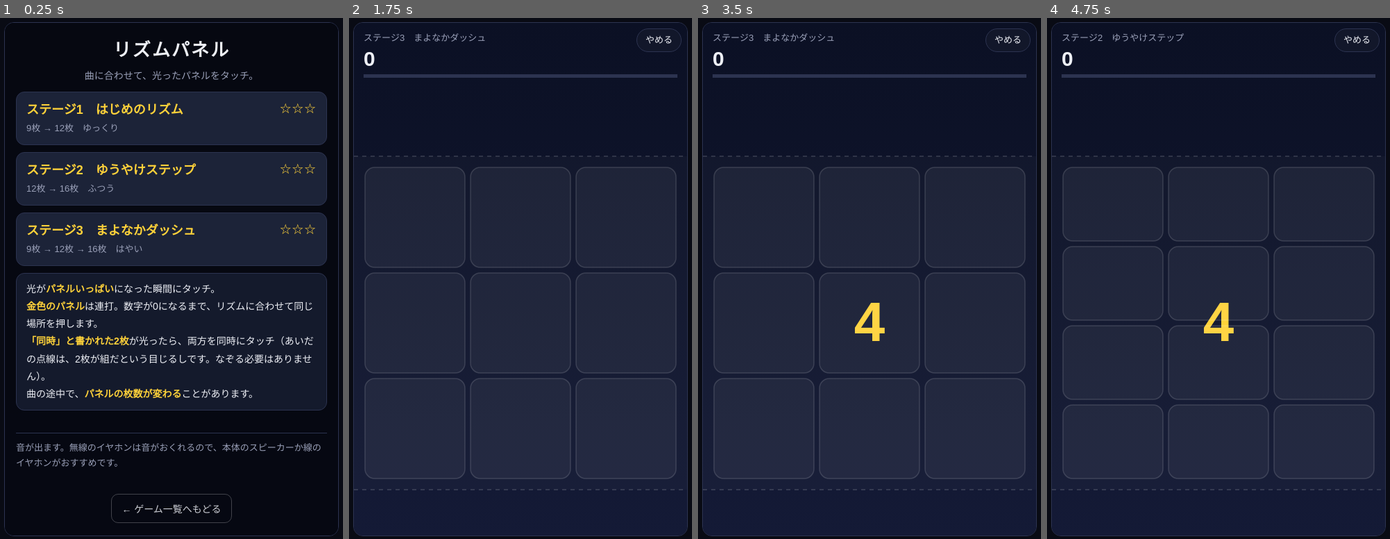
Above: before the commit, frames 1-4 (left to right).
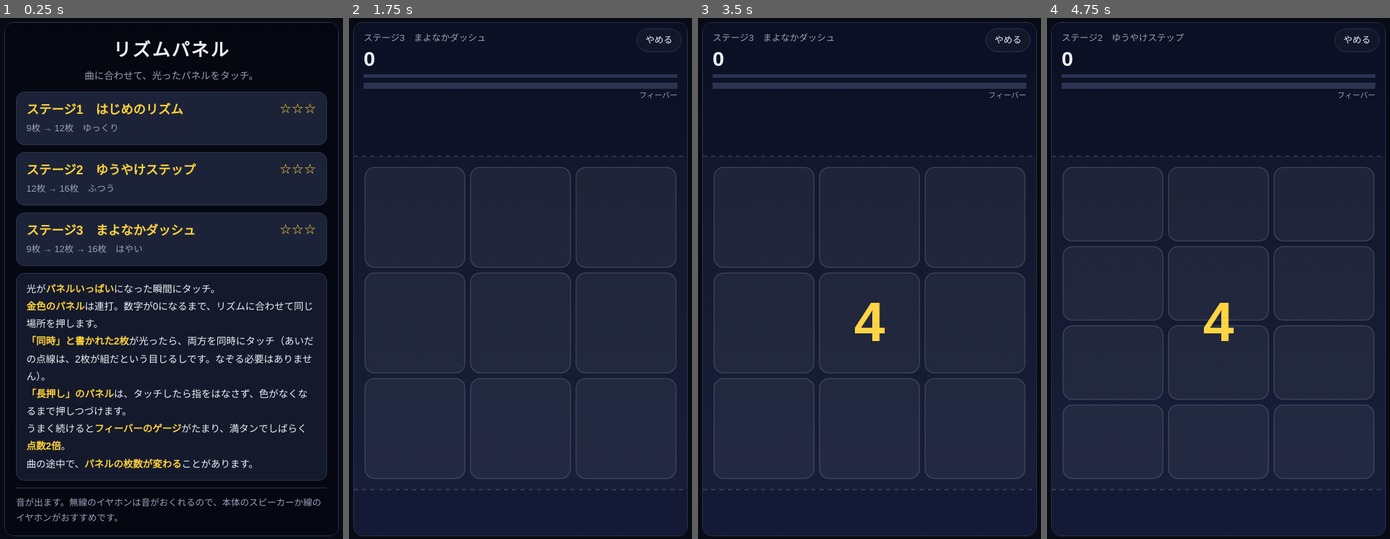
Above: after the commit, the same moments.

Repository: marurikikun/game
Game: browser game, page rhythm.html
The game is run twice, just before and just after one commit, with the same random seed, the same clock (stepped at 60 frames per second) and the same inputs.
Inputs (mouse positions are in pixels of both pictures, inside the frame that each line leads up to):
- Up to frame 1 (0.25 s): no input
- Up to frame 2 (1.75 s): click "☆☆☆ ステージ1 はじめのリズム 9枚 → 12枚 ゆっ…" at 0.27 s; click "ステージ1 はじめのリズム" at 0.52 s; click (520, 330) at 1.07 s; click "やめる" at 1.27 s; click (455, 226) at 1.67 s
- Up to frame 3 (3.5 s): click "やめる" at 1.87 s; press the mouse at (934, 200) at 2.27 s; release the mouse at (869, 174) at 2.4 s; click "やめる" at 2.47 s; click (920, 382) at 2.87 s; click "☆☆☆ ステージ3 まよなかダッシュ 9枚 → 12枚 →…" at 3.07 s; click (787, 408) at 3.47 s
- Up to frame 4 (4.75 s): click "やめる" at 3.67 s; press the mouse at (1218, 174) at 4.07 s; release the mouse at (1184, 460) at 4.2 s; click "☆☆☆ ステージ2 ゆうやけステップ 12枚 → 16枚 …" at 4.27 s; click (1317, 304) at 4.67 s

The runs differ from the first frame. In frame 1, 14% of the frame differs, in the area x 4-96%, y 71-97%; in frame 2, 1.1%; in frame 3, 1.1%; in frame 4, 1.1%.

Commit message:
リズムパネル：長押しとフィーバーを追加、同時押しの表示を分かりやすく
Co-Authored-By: Claude Fable 5.2 <noreply@anthropic.com>

Diff:
--- a/rhythm.html
+++ b/rhythm.html
@@ -31,7 +31,7 @@
     <h1>リズムパネル</h1>
     <p class="sub">曲に合わせて、光ったパネルをタッチ。</p>
     <div id="stages" style="display:flex;flex-direction:column;gap:10px"></div>
-    <div class="how">光が<b>パネルいっぱい</b>になった瞬間にタッチ。<br><b>金色のパネ …(75 unchanged characters)… あいだの点線は、2枚が組だという目じるしです。なぞる必要はありません）。<br>曲の途中で、<b>パネルの枚数が変わる</b>ことがあります。</div>
+    <div class="how">光が<b>パネルいっぱい</b>になった瞬間にタッチ。<br><b>金色のパネ …(75 unchanged characters)… あいだの点線は、2枚が組だという目じるしです。なぞる必要はありません）。<br><b>「長押し」のパネル</b>は、タッチしたら指をはなさず、色がなくなるまで押しつづけます。<br>うまく続けると<b>フィーバーのゲージ</b>がたまり、満タンでしばらく<b>点数2倍</b>。<br>曲の途中で、<b>パネルの枚数が変わる</b>ことがあります。</div>
     <p class="note">音が出ます。無線のイヤホンは音がおくれるので、本体のスピーカーか線のイヤホンがおすすめです。</p>
   </div>
   <div class="ov" id="ovEnd" hidden>
@@ -59,21 +59,21 @@
 function store(){ try{ localStorage.setItem(KEY,JSON.stringify(save)); }catch(e){} }
 
 /* ---------- ステージ（曲はすべて自作。音を1つずつ鳴らして作る） ----------
-   seq＝1小節ごとの型。q,e1,e2,e3＝ふつうのパネル（だんだん細かくなる）、P＝同時押し、R3/R5/R8＝連打、T,E＝少なめ
+   seq＝1小節ごとの型。q,e1,e2,e3＝ふつうのパネル（だんだん細かくなる）、P＝同時押し、R3/R5/R8＝連打、H＝長押し（H2は長押し中に別のパネルも出る）、T,E＝少なめ
    grids＝[何小節目から, よこ, たて]。曲の途中で枚数が変わる */
 var PATS={q:[0,1,2,3],e1:[0,1,1.5,2,3],e2:[0,0.5,1,2,2.5,3],e3:[0,1,1.5,2,2.5,3,3.5],T:[0,1,2],E:[0,1,2]};
 var STAGES=[
   {name:'はじめのリズム',info:'9枚 → 12枚　ゆっくり',bpm:104,hue:'#4ad8ff',lead:'square',lv:0.07,four:false,
    ch:[[57,0],[53,1],[48,1],[55,1],[57,0],[53,1],[55,1],[52,1]],sc:[69,72,74,76,79,81,84],grids:[[0,3,3],[8,3,4]],
-   seq:['q','q','e1','q','R3','q','e1','T','q','e1','R3','P','e1','e2','R5','E']},
+   seq:['q','q','e1','q','R3','q','H','T','q','e1','R3','P','H','e2','R5','E']},
   {name:'ゆうやけステップ',info:'12枚 → 16枚　ふつう',bpm:120,hue:'#ffb04a',lead:'triangle',lv:0.11,four:false,
    ch:[[60,1],[57,0],[53,1],[55,1],[60,1],[57,0],[62,0],[55,1]],sc:[72,74,76,79,81,84,86],grids:[[0,3,4],[10,4,4]],
-   seq:['e1','q','P','e1','R5','e2','P','e1','e2','T','e1','P','e2','e3','R5','P','e3','e2','R8','E']},
+   seq:['e1','q','P','H','R5','e2','P','e1','e2','T','e1','P','H','e3','R5','P','H','e2','R8','E']},
   {name:'まよなかダッシュ',info:'9枚 → 12枚 → 16枚　はやい',bpm:136,hue:'#b08aff',lead:'sawtooth',lv:0.05,four:true,
    ch:[[52,0],[48,1],[55,1],[50,1],[52,0],[48,1],[57,0],[59,1]],sc:[64,67,69,71,74,76,79],grids:[[0,3,3],[8,3,4],[16,4,4]],
-   seq:['e1','e2','P','R5','e2','e3','P','T','e3','R5','P','e2','e3','P','R8','T','e2','e3','P','R5','e3','P','R8','E']}
+   seq:['e1','e2','P','R5','H2','e3','P','T','e3','R5','P','H','e3','P','R8','T','H2','e3','P','R5','H2','P','R8','E']}
 ];
-var COLS=['#4ad8ff','#ff6ab0','#8cff6a','#ffb04a','#b08aff'], GOLD='#ffd23a', LEAD=4, APP=0.85;
+var COLS=['#4ad8ff','#ff6ab0','#8cff6a','#ffb04a','#b08aff'], GOLD='#ffd23a', PINK='#ff8ad8', LEAD=4, APP=0.85, FEVER=7;
 var actx=null, master=null, t0=0, nzBuf=null, SPB=0.5, ST=null, si=0;
 function tone(m,t,d,type,vol){ var o=actx.createOscillator(), g=actx.createGain(); o.type=type; o.frequency.setValueAtT …(261 unchanged characters)…
 function noise(t,d,vol,hp){ var s=actx.createBufferSource(), g=actx.createGain(), f=actx.createBiquadFilter(); s.buffer …(205 unchanged characters)…
@@ -91,6 +91,7 @@
     var one=function(q){ out.push({ty:0,t:(bt+q)*SPB,c:cell(-1),g:g,st:0,col:COLS[(ci++)%COLS.length]}); };
     if(p==='P'){ [0,2].forEach(function(q){ var a=cell(-1), b=cell(a), col=COLS[(ci++)%COLS.length]; out.push({ty:0,t:(bt+q)*SPB,c:a,g:g,st:0,col:col,pair:b}); out.push({ty:0,t:(bt+q)*SPB,c:b,g:g,st:0,col:col,pair:a}); }); one(1); one(3); }
     else if(p.charAt(0)==='R'){ var k=+p.slice(1), step=k===3?1:0.5, ts=[], i; for(i=0;i<k;i++)ts.push((bt+i*step)*SPB); out.push({ty:1,t:ts[0],ts:ts,k:0,c:cell(-1),g:g,st:0,col:GOLD}); if((k-1)*step<3)one(3); }
+    else if(p==='H'||p==='H2'){ out.push({ty:2,t:bt*SPB,te:(bt+2)*SPB,c:cell(-1),g:g,st:0,col:PINK,pid:-2}); if(p==='H2')one(1); one(3); }
     else PATS[p].forEach(one);
   }
   out.sort(function(a,b){return a.t-b.t;}); return out;
@@ -103,21 +104,22 @@
     noise(t,0.03,0.07,7000); noise(t+SPB/2,0.03,0.05,7000);
     tone(root-12,t,SPB*0.45,'triangle',0.2); tone(root-12,t+SPB/2,SPB*0.4,'triangle',0.14);
     if(b%4===0){ tone(root,t,SPB*3.8,'sine',0.06); tone(third,t,SPB*3.8,'sine',0.05); tone(root+7,t,SPB*3.8,'sine',0.05); } }
-  notes.forEach(function(n){ var ts=n.ty?n.ts:[n.t]; ts.forEach(funct …(239 unchanged characters)…
+  notes.forEach(function(n){ if(n.ty===2){ tone(st.sc[(k*2+(k%3))%st.sc.length],t0+n.t,(n.te-n.t)*0.95,st.lead,st.lv); k++; return; } var ts=n.ty?n.ts:[n.t]; ts.forEach(funct …(239 unchanged characters)…
   tone(st.sc[0]+12,t0+bars*4*SPB,1.2,'sine',0.1); tone(st.sc[2]+12,t0+bars*4*SPB,1.2,'sine',0.08);
 }
 function tick(kind){ if(!actx)return; tone(kind===2?96:(kind===1?91:60),actx.currentTime,0.07,'triangle',kind?0.16:0.1); }
 
 /* ---------- 遊びの状態 ---------- */
-var playing=false, fx=[], score=0, combo=0, maxCombo=0, cnt=[0,0,0], judgeTxt='', judgeT=0, judgeCol='#fff', raf=0, auto=false, gridFlash=0;
+var playing=false, fx=[], score=0, combo=0, maxCombo=0, cnt=[0,0,0], judgeTxt='', judgeT=0, judgeCol='#fff', raf=0, auto=false, gridFlash=0, gauge=0, feverEnd=0, curPid=-1;
+function fever(){ return !!actx&&actx.currentTime<feverEnd; }
 function start(i){
   si=i; ST=STAGES[i]; SPB=60/ST.bpm; resize(); stopAudio();
   try{ actx=new (window.AudioContext||window.webkitAudioContext)(); }catch(e){ actx=null; }
   if(!actx){ $('ovTitle').querySelector('.sub').textContent='この端末では音を出せないため、遊べません。'; return; }
   master=actx.createGain(); master.gain.value=0.7; master.connect(actx.destination);
   var n=(actx.sampleRate*0.5)|0, d, j; nzBuf=actx.createBuffer(1,n,actx.sampleRate); d=nzBuf.getChannelData(0); for(j=0;j<n;j++)d[j]=Math.random()*2-1;
-  notes=build(ST); total=0; notes.forEach(function(q){ total+=q.ty?q.ts.length:1; });
-  fx=[]; score=0; combo=0; maxCombo=0; cnt=[0,0,0]; judgeTxt=''; judgeT=0; gridFlash=0;
+  notes=build(ST); total=0; notes.forEach(function(q){ total+=q.ty===1?q.ts.length:(q.ty===2?2:1); });
+  fx=[]; score=0; combo=0; maxCombo=0; cnt=[0,0,0]; judgeTxt=''; judgeT=0; gridFlash=0; gauge=0; feverEnd=0;
   t0=actx.currentTime+0.25+LEAD*SPB; scheduleSong(ST);
   playing=true; $('ovTitle').hidden=true; $('ovEnd').hidden=true; $('quit').hidden=false;
   cancelAnimationFrame(raf); raf=requestAnimationFrame(frame);
@@ -138,21 +140,29 @@
   STAGES.forEach(function(st,i){ var b=document.createElement('button'); b.innerHTML='<span class="st">'+stars(save.sta …(184 unchanged characters)…
 }
 function quit(){ playing=false; cancelAnimationFrame(raf); stopAudio(); $('quit').hidden=true; $('ovEnd').hidden=true; menu(); $('ovTitle').hidden=false; }
-function addHit(n,kind,big){ cnt[kind]++; if(kind){ combo++; if(combo>maxCombo)maxCombo=combo; score+=(kind===2?100:50)+Math.min(50,combo); } else combo=0;
+function addHit(n,kind,big){ cnt[kind]++; var fv=fever();
+  if(kind){ combo++; if(combo>maxCombo)maxCombo=combo; score+=((kind===2?100:50)+Math.min(50,combo))*(fv?2:1); if(!fv)gauge=Math.min(100,gauge+(kind===2?5:2)); } else { combo=0; if(!fv)gauge=Math.max(0,gauge-8); }
   judgeTxt=kind===2?'ぴったり！':(kind===1?'OK':'ミス'); judgeCol=kind===2?'#ffd23a':(kind===1?'#8cff6a':'#ff6a6a'); judgeT=actx.currentTime+0.5;
+  if(!fv&&gauge>=100){ feverEnd=actx.currentTime+FEVER; gridFlash=actx.currentTime+0.6; [84,88,91,96].forEach(function(m,j){ tone(m,actx.currentTime+j*0.07,0.3,'triangle',0.14); }); }
   var r=cellRect(n.c,n.g); fx.push({x:r.x+r.w/2,y:r.y+r.h/2,s:actx.currentTime,k:kind,col:n.col,big:!!big,r:Math.min(r.w,r.h)/2}); }
+function bonus(v){ score+=v*(fever()?2:1); }
+function holdDone(n){ n.st=1; bonus(150); addHit(n,2,true); judgeTxt='長押し 成功！'; }
 function hit(n,kind){
   if(n.ty===0){ n.st=kind?1:-1; addHit(n,kind); return; }
+  if(n.ty===2){ if(!kind){ cnt[0]++; n.st=-1; addHit(n,0); return; } n.st=2; n.pid=curPid; addHit(n,kind); return; }
   if(!kind){ var rest=n.ts.length-n.k; cnt[0]+=rest-1; n.st=-1; addHit(n,0); return; }
-  n.k++; if(n.k>=n.ts.length){ n.st=1; score+=200; addHit(n,kind,true); judgeTxt='連打 成功！'; } else addHit(n,kind);
-}
-function nextT(n){ return n.ty?n.ts[n.k]:n.t; }
-function tapAt(x,y){
-  if(!playing||!actx)return; var now=actx.currentTime-t0, best=null, bd=9, i;
+  n.k++; if(n.k>=n.ts.length){ n.st=1; bonus(200); addHit(n,kind,true); judgeTxt='連打 成功！'; } else addHit(n,kind);
+}
+function nextT(n){ return n.ty===1?n.ts[n.k]:n.t; }
+function release(pid){ if(!playing||!actx)return; var now=actx.currentTime-t0, i; for(i=0;i<notes.length;i++){ var n=notes[i]; if(n.st===2&&n.pid===pid){ if(now<n.te-0.18){ n.st=-1; addHit(n,0); } else holdDone(n); } } }
+function tapAt(x,y,pid){
+  if(!playing||!actx)return; curPid=pid===undefined?-1:pid; var now=actx.currentTime-t0, best=null, bd=9, i;
   for(i=0;i<notes.length;i++){ var n=notes[i]; if(n.st!==0)continue; var dt=Math.abs(nextT(n)-now); if(dt>0.17)continue; var r=cellRect(n.c,n.g); if(x>=r.x-4&&x<=r.x+r.w+4&&y>=r.y-4&&y<=r.y+r.h+4&&dt<bd){ bd=dt; best=n; } }
   if(best){ var k=bd<=0.08?2:1; hit(best,k); tick(k); } else tick(0);
 }
-cv.addEventListener('pointerdown',function(e){ e.preventDefault(); var r=cv.getBoundingClientRect(); tapAt(e.clientX-r.left,e.clientY-r.top); });
+cv.addEventListener('pointerdown',function(e){ e.preventDefault(); try{ cv.setPointerCapture(e.pointerId); }catch(er){} var r=cv.getBoundingClientRect(); tapAt(e.clientX-r.left,e.clientY-r.top,e.pointerId); });
+cv.addEventListener('pointerup',function(e){ release(e.pointerId); });
+cv.addEventListener('pointercancel',function(e){ release(e.pointerId); });
 cv.addEventListener('contextmenu',function(e){ e.preventDefault(); });
 
 /* ---------- 描く ---------- */
@@ -161,34 +171,41 @@
 function frame(){
   if(!playing)return; raf=requestAnimationFrame(frame);
   var now=actx.currentTime-t0, i, n, bars=ST.seq.length, beat=now/SPB, beatPh=((beat%1)+1)%1, pulse=Math.max(0,1-beatPh*3);
-  for(i=0;i<notes.length;i++){ n=notes[i]; if(n.st!==0)continue; var nt=nextT(n); if(auto&&now>=nt){ hit(n,2); continue; } if(now>nt+0.17)hit(n,0); }
+  for(i=0;i<notes.length;i++){ n=notes[i]; if(n.st===2){ if(now>=n.te)holdDone(n); continue; } if(n.st!==0)continue; var nt=nextT(n); if(auto&&now>=nt){ curPid=-1; hit(n,2); continue; } if(now>nt+0.17)hit(n,0); }
+  var fv=fever(); if(!fv&&feverEnd>0&&gauge>=100)gauge=0;
   /* いま見せる枚数（切りかわりは、その小節の1拍前） */
   var g=gridAt(ST,Math.max(0,Math.floor((beat+1)/4)));
   if(shownGrid!==g){ if(shownGrid&&now>0)gridFlash=actx.currentTime+0.5; shownGrid=g; }
   var bg=cx.createLinearGradient(0,0,0,H); bg.addColorStop(0,'#0b1024'); bg.addColorStop(1,'#141a36'); cx.fillStyle=bg; cx.fillRect(0,0,W,H);
   cx.fillStyle='rgba(255,255,255,'+(0.02+pulse*0.035)+')'; cx.fillRect(0,TOP,W,H-TOP-BOT);
   if(gridFlash>actx.currentTime){ cx.globalAlpha=(gridFlash-actx.currentTime)*1.2; cx.fillStyle=ST.hue; cx.fillRect(0,TOP,W,H-TOP-BOT); cx.globalAlpha=1; }
+  if(fv){ cx.fillStyle='hsla('+Math.round((now*140)%360)+',90%,60%,'+(0.10+pulse*0.10)+')'; cx.fillRect(0,TOP,W,H-TOP-BOT); }
   cx.strokeStyle='rgba(255,255,255,.18)'; cx.setLineDash([6,6]); cx.beginPath(); cx.moveTo(0,TOP); cx.lineTo(W,TOP); cx.moveTo(0,H-BOT); cx.lineTo(W,H-BOT); cx.stroke(); cx.setLineDash([]);
   /* 上の表示 */
   cx.textAlign='left'; cx.fillStyle='#9aa0b8'; cx.font='13px sans-serif'; cx.fillText('ステージ'+(si+1)+'　'+ST.name,14,26);
   cx.fillStyle='#eef0f6'; cx.font='bold 30px sans-serif'; cx.fillText(score,14,62);
   var prog=Math.max(0,Math.min(1,now/(bars*4*SPB))); cx.fillStyle='#2c3350'; cx.fillRect(14,74,W-28,5); cx.fillStyle=ST.hue; cx.fillRect(14,74,(W-28)*prog,5);
+  var gf=fv?(feverEnd-actx.currentTime)/FEVER:gauge/100; cx.fillStyle='#2c3350'; cx.fillRect(14,86,W-28,9); cx.fillStyle=fv?'hsl('+Math.round((now*200)%360)+',90%,60%)':GOLD; cx.fillRect(14,86,(W-28)*gf,9); cx.fillStyle='#9aa0b8'; cx.font='11px sans-serif'; cx.textAlign='right'; cx.fillText(fv?'フィーバー中　点数2倍':'フィーバー',W-14,108); cx.textAlign='left';
   cx.textAlign='center';
   /* 枚数が変わる予告 */
   var nb=Math.floor(beat/4)+1, ng=nb<bars?gridAt(ST,nb):g, cg=gridAt(ST,Math.max(0,Math.floor(beat/4)));
-  if(now>0&&ng!==cg&&beatPh<0.7){ cx.fillStyle='#fff'; cx.font='bold 20px sans-serif'; cx.fillText('まもなく '+(ng[1]*ng[2])+' 枚！',W/2,TOP*0.52); }
-  else if(combo>=2){ cx.fillStyle='#ffd23a'; cx.font='bold '+(24+pulse*4)+'px sans-serif'; cx.fillText(combo+' 連続',W/2,TOP*0.6); }
-  if(judgeT>actx.currentTime){ cx.globalAlpha=Math.min(1,(judgeT-actx.currentTime)*4); cx.fillStyle=judgeCol; cx.font='bold 24px sans-serif'; cx.fillText(judgeTxt,W/2,TOP*0.88); cx.globalAlpha=1; }
+  if(now>0&&ng!==cg&&beatPh<0.7){ cx.fillStyle='#fff'; cx.font='bold 20px sans-serif'; cx.fillText('まもなく '+(ng[1]*ng[2])+' 枚！',W/2,TOP*0.66); }
+  else if(fv&&beatPh<0.5){ cx.fillStyle='#fff'; cx.font='bold 24px sans-serif'; cx.fillText('フィーバー！ ×2',W/2,TOP*0.66); }
+  else if(combo>=2){ cx.fillStyle='#ffd23a'; cx.font='bold '+(24+pulse*4)+'px sans-serif'; cx.fillText(combo+' 連続',W/2,TOP*0.66); }
+  if(judgeT>actx.currentTime){ cx.globalAlpha=Math.min(1,(judgeT-actx.currentTime)*4); cx.fillStyle=judgeCol; cx.font='bold 24px sans-serif'; cx.fillText(judgeTxt,W/2,TOP*0.9); cx.globalAlpha=1; }
   if(now<0){ var c=Math.ceil(-now/SPB); cx.fillStyle='#ffd23a'; cx.font='bold 80px sans-serif'; cx.fillText(c>LEAD?'':c,W/2,TOP+(H-TOP-BOT)/2+26); }
   /* パネル */
   for(i=0;i<g[1]*g[2];i++){ var r0=cellRect(i,g); rr(r0.x,r0.y,r0.w,r0.h,14); cx.fillStyle='rgba(255,255,255,.05)'; cx.fill(); cx.strokeStyle='rgba(255,255,255,.14)'; cx.lineWidth=1.5; cx.stroke(); }
-  for(i=0;i<notes.length;i++){ n=notes[i]; if(n.st!==0)continue; var tt=nextT(n); if(now<n.t-APP)continue;
-    var rc=cellRect(n.c,n.g), span=n.ty&&n.k>0?(n.ts[n.k]-n.ts[n.k-1]):APP, f=Math.max(0,Math.min(1,1-(tt-now)/span)), w=rc.w*f, h=rc.h*f;
+  for(i=0;i<notes.length;i++){ n=notes[i];
+    if(n.st===2){ var rh=cellRect(n.c,n.g), fr=Math.max(0,Math.min(1,(n.te-now)/(n.te-n.t))); rr(rh.x,rh.y,rh.w,rh.h,14); cx.globalAlpha=0.25; cx.fillStyle=n.col; cx.fill(); cx.globalAlpha=1; cx.strokeStyle='#fff'; cx.lineWidth=5; cx.stroke(); cx.save(); rr(rh.x,rh.y,rh.w,rh.h,14); cx.clip(); cx.fillStyle=n.col; cx.fillRect(rh.x,rh.y+rh.h*(1-fr),rh.w,rh.h*fr); cx.restore(); cx.fillStyle='#fff'; cx.strokeStyle='rgba(0,0,0,.6)'; cx.lineWidth=4; cx.font='bold '+Math.round(Math.min(rh.w,rh.h)*0.2)+'px sans-serif'; cx.strokeText('そのまま',rh.x+rh.w/2,rh.y+rh.h/2+6); cx.fillText('そのまま',rh.x+rh.w/2,rh.y+rh.h/2+6); continue; }
+    if(n.st!==0)continue; var tt=nextT(n); if(now<n.t-APP)continue;
+    var rc=cellRect(n.c,n.g), span=n.ty===1&&n.k>0?(n.ts[n.k]-n.ts[n.k-1]):APP, f=Math.max(0,Math.min(1,1-(tt-now)/span)), w=rc.w*f, h=rc.h*f;
     if(n.pair!==undefined&&n.c<n.pair){ var r2=cellRect(n.pair,n.g); cx.strokeStyle=n.col; cx.globalAlpha=0.3; cx.lineWidth=2; cx.setLineDash([4,6]); cx.beginPath(); cx.moveTo(rc.x+rc.w/2,rc.y+rc.h/2); cx.lineTo(r2.x+r2.w/2,r2.y+r2.h/2); cx.stroke(); cx.setLineDash([]); cx.globalAlpha=1; }
-    rr(rc.x,rc.y,rc.w,rc.h,14); cx.strokeStyle=n.col; cx.lineWidth=n.ty?5:3; cx.stroke();
+    rr(rc.x,rc.y,rc.w,rc.h,14); cx.strokeStyle=n.col; cx.lineWidth=n.ty?5:3; cx.stroke(); if(n.ty===2){ cx.setLineDash([8,6]); rr(rc.x+6,rc.y+6,rc.w-12,rc.h-12,10); cx.lineWidth=2; cx.stroke(); cx.setLineDash([]); }
     cx.globalAlpha=0.35+0.55*f; rr(rc.x+(rc.w-w)/2,rc.y+(rc.h-h)/2,w,h,14); cx.fillStyle=n.col; cx.fill(); cx.globalAlpha=1;
+    if(n.ty===2){ cx.fillStyle='#fff'; cx.strokeStyle='rgba(0,0,0,.6)'; cx.lineWidth=4; cx.font='bold '+Math.round(Math.min(rc.w,rc.h)*0.22)+'px sans-serif'; var hy=rc.y+rc.h/2+Math.min(rc.w,rc.h)*0.08; cx.strokeText('長押し',rc.x+rc.w/2,hy); cx.fillText('長押し',rc.x+rc.w/2,hy); }
     if(n.pair!==undefined){ cx.fillStyle='#fff'; cx.strokeStyle='rgba(0,0,0,.6)'; cx.lineWidth=4; cx.font='bold '+Math.round(Math.min(rc.w,rc.h)*0.26)+'px sans-serif'; var py=rc.y+rc.h/2+Math.min(rc.w,rc.h)*0.09; cx.strokeText('同時',rc.x+rc.w/2,py); cx.fillText('同時',rc.x+rc.w/2,py); }
-    if(n.ty){ cx.fillStyle='#fff'; cx.strokeStyle='rgba(0,0,0,.6)'; cx.lineWidth=5; cx.font='bold '+Math.round(Math.min(rc.w,rc.h)*0.62)+'px sans-serif'; var num=n.ts.length-n.k, ty=rc.y+rc.h/2+Math.min(rc.w,rc.h)*0.22; cx.strokeText(num,rc.x+rc.w/2,ty); cx.fillText(num,rc.x+rc.w/2,ty); } }
+    if(n.ty===1){ cx.fillStyle='#fff'; cx.strokeStyle='rgba(0,0,0,.6)'; cx.lineWidth=5; cx.font='bold '+Math.round(Math.min(rc.w,rc.h)*0.62)+'px sans-serif'; var num=n.ts.length-n.k, ty=rc.y+rc.h/2+Math.min(rc.w,rc.h)*0.22; cx.strokeText(num,rc.x+rc.w/2,ty); cx.fillText(num,rc.x+rc.w/2,ty); } }
   /* 当たりの光 */
   for(i=fx.length-1;i>=0;i--){ var e=fx[i], q=(actx.currentTime-e.s)/(e.big?0.6:0.4); if(q>1){ fx.splice(i,1); continue …(302 unchanged characters)…
   if(now>bars*4*SPB+1.2)finish();
@@ -199,7 +216,7 @@
 $('back').onclick=quit; $('quit').onclick=quit;
 document.addEventListener('visibilitychange',function(){ if(document.hidden&&playing)quit(); });
 /* 点検用 */
-window.__r={start:start,auto:function(v){auto=v;},tap:tapAt,notes:function(){return notes;},state:function(){return {playing:playing,score:score,cnt:cnt.slice(),total:total,combo:maxCombo,now:actx?actx.currentTime-t0:0,grid:shownGrid?shownGrid[1]+'x'+shownGrid[2]:''};}};
+window.__r={start:start,auto:function(v){auto=v;},tap:tapAt,notes:function(){return notes;},state:function(){return {gauge:gauge,fever:fever(),playing:playing,score:score,cnt:cnt.slice(),total:total,combo:maxCombo,now:actx?actx.currentTime-t0:0,grid:shownGrid?shownGrid[1]+'x'+shownGrid[2]:''};}};
 menu(); idle(); setTimeout(idle,200);
 })();
 </script>
